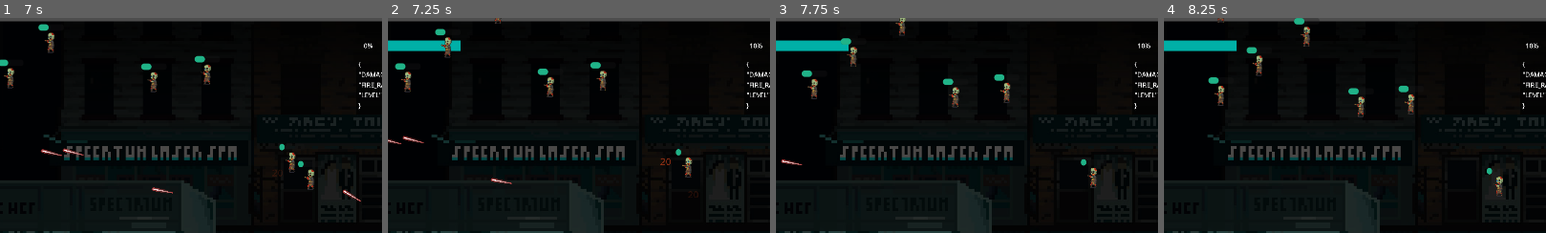
Above: before the commit, frames 1-4 (left to right).
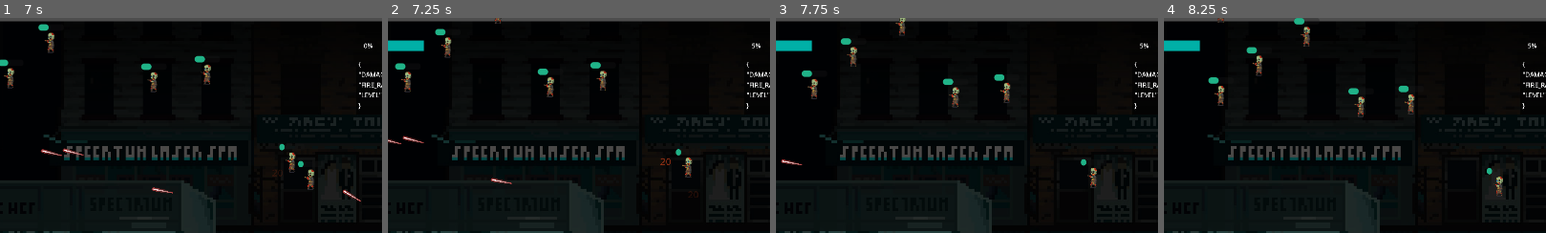
Above: after the commit, the same moments.

Repository: blacksagres/streets-of-evil
Game: Godot game, scene res://world.tscn
Two runs of this game, one before a commit and one after it. Both use one fixed random seed, a clock stepped at 60 frames per second and the inputs below.
Inputs (mouse positions are % of the whole screen's width and height, from its top left):
- Up to frame 1 (7 s): tap Enter (ui_accept) at 0.5, 0.77, 1.52, 3.02, 3.77, 4.52, 6.02, 6.77 s; move the mouse to (72, 45) at 0.52 s; hold Right (move_right) 0.53-2.03 s; tap Space (shoot) every 0.75 s from 0.6 to 6.6 s; click (72, 45) at 0.67 s; move the mouse to (30, 55) at 1.27 s; move the mouse to (60, 28) at 2.02 s; hold Left (move_left) 2.03-2.78 s; move the mouse to (45, 70) at 2.77 s; hold Right (move_right) 2.78-4.28 s; click (45, 70) at 2.92 s; move the mouse to (80, 65) at 3.52 s; move the mouse to (20, 35) at 4.27 s; hold Left (move_left) 4.28-5.03 s; move the mouse to (55, 50) at 5.02 s; hold Right (move_right) 5.03-5.78 s; click (55, 50) at 5.17 s; move the mouse to (35, 25) at 5.77 s; hold Left (move_left) from 5.78 s (still down); move the mouse to (72, 45) at 6.52 s
- Up to frame 2 (7.25 s): keep holding Left (move_left)
- Up to frame 3 (7.75 s): move the mouse to (30, 55) at 7.27 s; release Left (move_left) at 7.28 s; hold Right (move_right) from 7.28 s (still down); tap Space (shoot) at 7.35 s; click (30, 55) at 7.42 s; tap Enter (ui_accept) at 7.52 s
- Up to frame 4 (8.25 s): keep holding Right (move_right); move the mouse to (60, 28) at 8.02 s; tap Space (shoot) at 8.1 s
The pictures show only the part of the screen within x 4-54%, y 0-50%; the shares and areas given below are measured in that part.

Frame 1 is identical in both runs. In frame 2, 0.5% of the frame differs, in the area x 9-98%, y 10-16%; in frame 3, 0.5%; in frame 4, 0.6%.

Commit message:
move signals and more logic to player status module

Diff:
--- a/characters/player/player.gd
+++ b/characters/player/player.gd
@@ -1,8 +1,5 @@
 class_name Player
 extends CharacterBody2D
-
-signal gained_experience_signal(amount: int)
-signal leveled_up_signal()
 
 @onready var animation_player := $AnimationPlayer
 @onready var character_sprite := $PlayerSprites
@@ -53,15 +50,6 @@
 		"FIRE_RATE": status.fire_rate
 	}
 
-func increase_experience(amount: int) -> void:
-	status.current_experience += 10
-
-	if status.current_experience == 100:
-		status.current_experience = 0
-		status.level += 1
-		leveled_up_signal.emit()
-
-	gained_experience_signal.emit(status.current_experience)
 
 func increase_parameter(parameter: String) -> void:
 	var possible_parameter = status.get("parameter")
--- a/characters/player/player_status.gd
+++ b/characters/player/player_status.gd
@@ -7,6 +7,19 @@
 @export var speed: int = 100
 @export var level: int = 1
 @export var current_experience: int = 0
+
+signal leveled_up()
+signal gained_experience(current_amount: int)
+
+func increase_experience(experience_amount: int) -> void:
+	current_experience += experience_amount
+
+	if current_experience > 100:
+		current_experience = current_experience - 100
+		level += 1
+		leveled_up.emit()
+
+	gained_experience.emit(current_experience)
 
 func level_up(parameter: String) -> void:
 	match parameter:
--- a/world.gd
+++ b/world.gd
@@ -24,8 +24,8 @@
 # Called when the node enters the scene tree for the first time.
 func _ready() -> void:
 	zombie_timer.timeout.connect(on_mob_timeout_spawn)
-	player.gained_experience_signal.connect(on_player_experience_gained)
-	player.leveled_up_signal.connect(on_player_level_up)
+	player.status.gained_experience.connect(on_player_experience_gained)
+	player.status.leveled_up.connect(on_player_level_up)
 
 	# Hidden by default
 	level_up_menu.visible = false
@@ -52,7 +52,7 @@
 	# Create a new instance of the Mob scene.
 	var mob = zombie_scene.instantiate()
 
-	mob.connect('on_death_signal', player.increase_experience)
+	mob.connect('on_death_signal', player.status.increase_experience)
 
 	# Choose a random location on Path2D.
 	var mob_spawn_location = $SpawnPath/SpawnPathLocation
